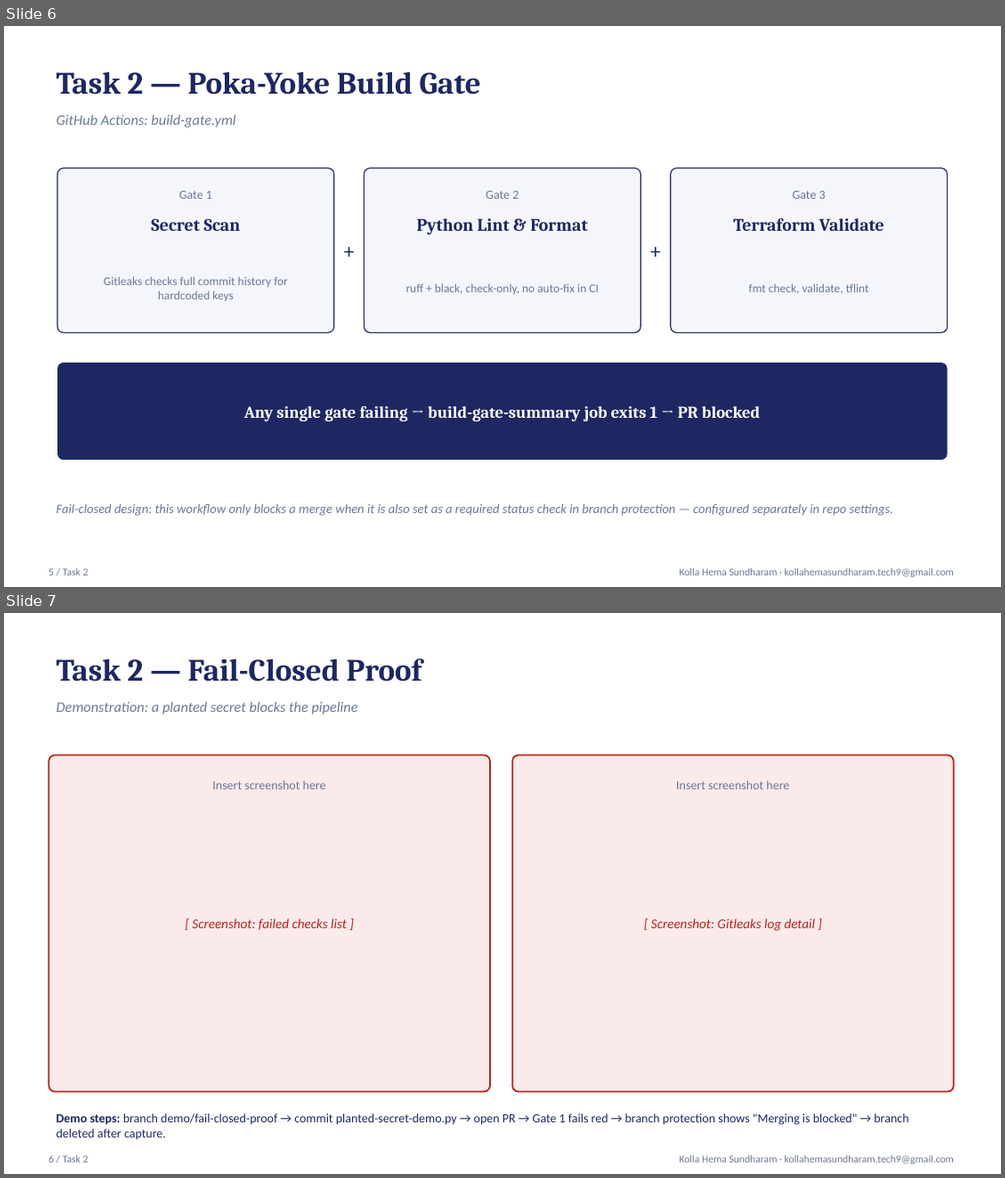
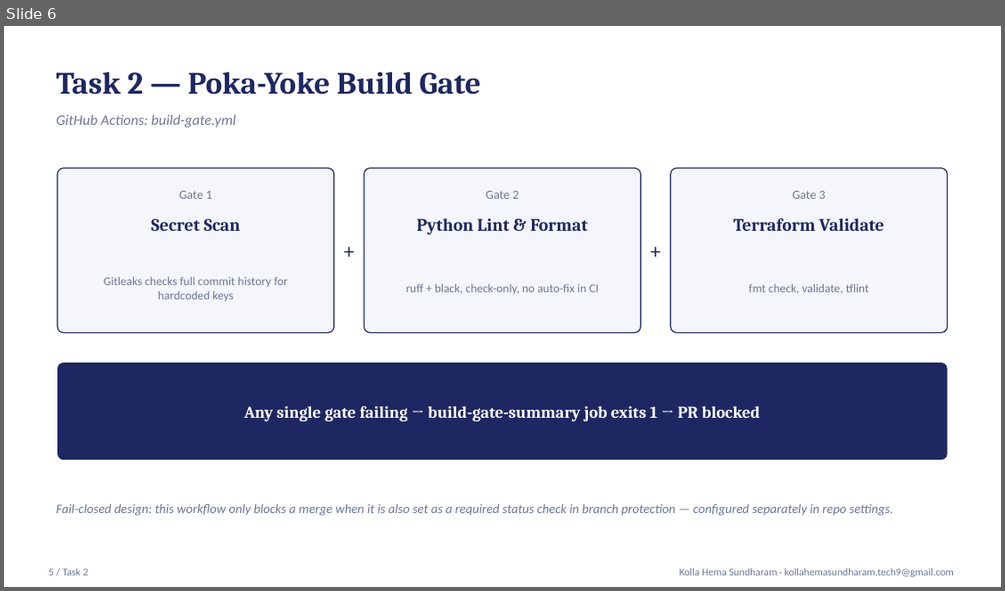
Before and after one commit to hemasundharGit/Habot-Combat, a slide deck: presentation/HabotConnect_Hiring_Project_Presentation.pptx. Shown one above the other, each under a label of ours: slides 6 and 7 before the commit, slide 6 after it. The pictures are 1005x1178 and 1005x591 pixels, drawn with LibreOffice and Linux fonts; fonts in the diff are those of the drawing. Boxes give left, top, right and bottom in pixels: in the first picture for what was removed or moved away, otherwise in the second. Text is boxed around its words. In the diff, an @@ line names an element or a change of style, - is before the commit and + after.

```diff
--- a/presentation/HabotConnect_Hiring_Project_Presentation.pptx
+++ b/presentation/HabotConnect_Hiring_Project_Presentation.pptx
@@ slide 7 removed at [4,613,1001,1174], background #FFFFFF @@
@@ text removed at [57,658,422,682] @@
-Task 2 — Fail-Closed Proof
@@ text removed at [57,701,358,714] @@
-Demonstration: a planted secret blocks the pipeline
@@ rounded rectangle removed at [48,755,490,1092] @@
@@ rounded rectangle removed at [512,755,954,1092] @@
@@ text removed at [212,780,326,789] @@
-Insert screenshot here
@@ text removed at [676,780,789,789] @@
-Insert screenshot here
@@ text removed at [192,918,347,930] @@
-[ Screenshot: failed checks list ]
@@ text removed at [651,918,815,931] @@
-[ Screenshot: Gitleaks log detail ]
@@ text removed at [57,1113,908,1139] @@
-Demo steps: branch demo/fail-closed-proof → commit planted-secret-demo.py → open PR → Gate 1 fails red → branch protection shows "Merging is blocked" → branch deleted after capture.
@@ text removed at [48,1155,89,1162] @@
-6 / Task 2
@@ text removed at [680,1155,954,1164] @@
-Kolla Hema Sundharam · kollahemasundharam.tech9@gmail.com
```
Also in this commit, not shown: 1 slide changed.
